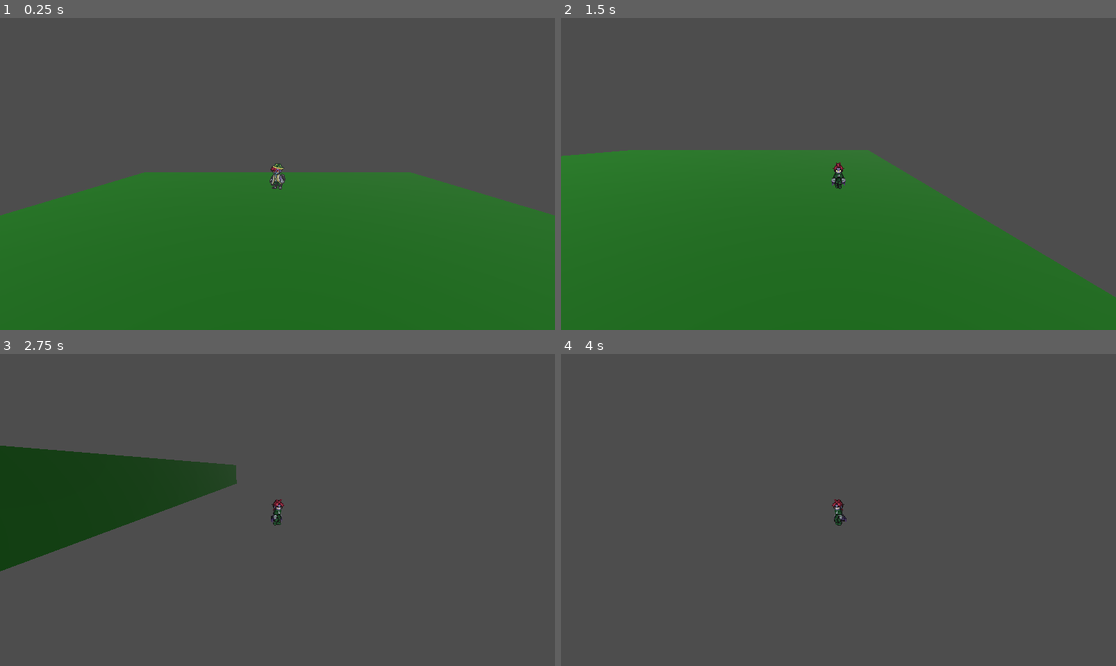
Above: before the commit, frames 1-4 (two rows, left to right).
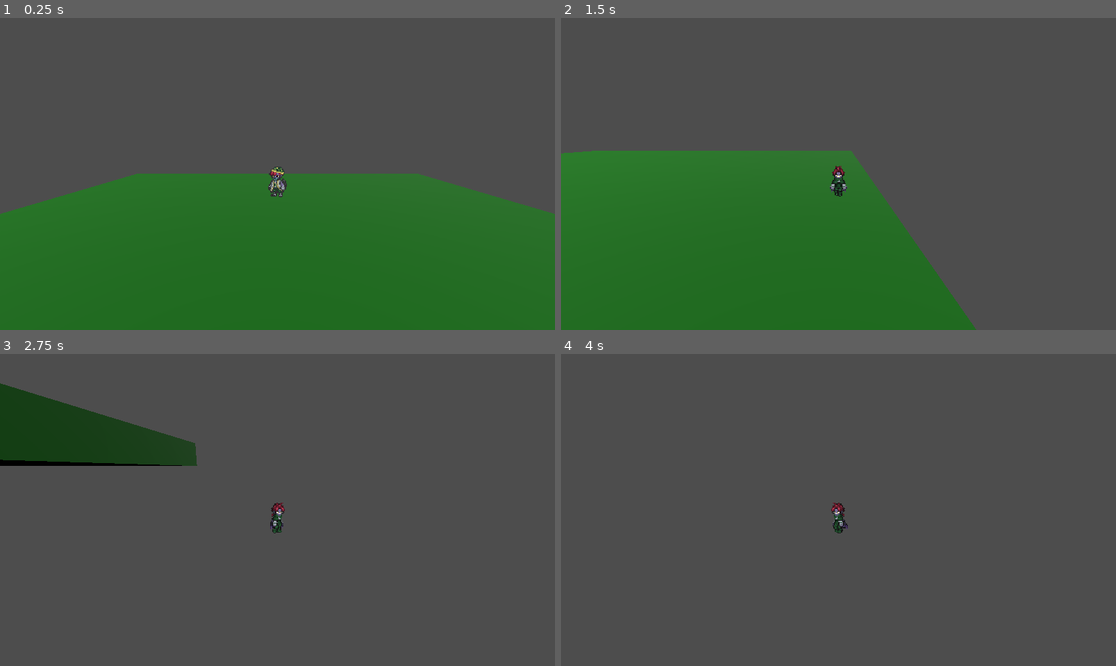
Above: after the commit, the same moments.

Repository: MaddieMiller02/ElanciaChroniclesGodot
Game: Godot game, scene res://Scenes/TestScenes/test_overworld.tscn
The game is run twice, just before and just after one commit, with the same random seed, the same clock (stepped at 60 frames per second) and the same inputs. The project has no main scene, so this scene is started directly.
Inputs:
- Up to frame 1 (0.25 s): no input
- Up to frame 2 (1.5 s): hold Right (move_right) 0.53-1.28 s; hold Shift (dash, bound only after the commit) 0.53-1.28 s; hold Down (move_back) from 1.28 s (still down); tap Shift (dash, bound only after the commit) at 1.35 s
- Up to frame 3 (2.75 s): release Down (move_back) at 2.03 s; hold Right (move_right) from 2.03 s (still down); hold Shift (dash, bound only after the commit) from 2.03 s (still down)
- Up to frame 4 (4 s): release Right (move_right) at 2.78 s; release Shift (dash, bound only after the commit) at 2.78 s; hold Up (move_forward) 2.78-3.53 s; tap Shift (dash, bound only after the commit) at 2.85 s; hold Left (move_left) from 3.53 s (still down); hold Shift (dash, bound only after the commit) from 3.53 s (still down)

The runs differ from the first frame. In frame 1, 0.6% of the frame differs, in the area x 0-100%, y 46-64%; in frame 2, 11%; in frame 3, 14%, in the area x 0-52%, y 9-70%; in frame 4, 0.2%.

Commit message:
Dash
Added dash ability to the overworld character, and decreased their default movement speed.

Diff:
--- a/elanciachronicles/Scenes/TestScenes/test_overworld.tscn
+++ b/elanciachronicles/Scenes/TestScenes/test_overworld.tscn
@@ -19,7 +19,7 @@
 transform = Transform3D(1, 0, 0, 0, 1, 0, 0, 0, 1, 0, 1.75233, 0)
 
 [node name="Camera3D" type="Camera3D" parent="VerseOverworld"]
-transform = Transform3D(1, 0, 0, 0, 0.979771, 0.20012, 0, -0.20012, 0.979771, 0, 0.499785, 2.51911)
+transform = Transform3D(1, 0, 0, 0, 0.979771, 0.20012, 0, -0.20012, 0.979771, 0, 0.472568, 2.11429)
 
 [node name="Ground" type="StaticBody3D" parent="."]
 
--- a/elanciachronicles/Scripts/overworld_leader.gd
+++ b/elanciachronicles/Scripts/overworld_leader.gd
@@ -1,7 +1,7 @@
 extends CharacterBody3D
 
 
-const SPEED = 5.0
+const SPEED = 3
 
 
 func _physics_process(delta):
@@ -18,6 +18,11 @@
 	else:
 		velocity.x = move_toward(velocity.x, 0, SPEED)
 		velocity.z = move_toward(velocity.z, 0, SPEED)
+
+	# Check for if sprinting
+	if Input.is_action_pressed("dash") and input_dir != Vector2(0,0):
+		velocity.x *= 2
+		velocity.z *= 2
 
 	walk_animation(direction)
 	move_and_slide()
--- a/elanciachronicles/project.godot
+++ b/elanciachronicles/project.godot
@@ -31,6 +31,7 @@
 "events": [Object(InputEventKey,"resource_local_to_scene":false,"resource_name":"","device":-1,"window_id":0,"alt_press …(195 unchanged characters)…
 , Object(InputEventJoypadButton,"resource_local_to_scene":false,"resource_name":"","device":-1,"button_index":11,"pressure":0.0,"pressed":true,"script":null)
 , Object(InputEventJoypadMotion,"resource_local_to_scene":false,"resource_name":"","device":-1,"axis":1,"axis_value":-1.0,"script":null)
+, Object(InputEventKey,"resource_local_to_scene":false,"resource_name":"","device":-1,"window_id":0,"alt_pressed":false,"shift_pressed":false,"ctrl_pressed":false,"meta_pressed":false,"pressed":false,"keycode":0,"physical_keycode":87,"key_label":0,"unicode":119,"location":0,"echo":false,"script":null)
 ]
 }
 move_back={
@@ -38,6 +39,7 @@
 "events": [Object(InputEventKey,"resource_local_to_scene":false,"resource_name":"","device":-1,"window_id":0,"alt_press …(195 unchanged characters)…
 , Object(InputEventJoypadButton,"resource_local_to_scene":false,"resource_name":"","device":-1,"button_index":12,"pressure":0.0,"pressed":true,"script":null)
 , Object(InputEventJoypadMotion,"resource_local_to_scene":false,"resource_name":"","device":-1,"axis":1,"axis_value":1.0,"script":null)
+, Object(InputEventKey,"resource_local_to_scene":false,"resource_name":"","device":-1,"window_id":0,"alt_pressed":false,"shift_pressed":false,"ctrl_pressed":false,"meta_pressed":false,"pressed":false,"keycode":0,"physical_keycode":83,"key_label":0,"unicode":115,"location":0,"echo":false,"script":null)
 ]
 }
 move_left={
@@ -45,6 +47,7 @@
 "events": [Object(InputEventKey,"resource_local_to_scene":false,"resource_name":"","device":-1,"window_id":0,"alt_press …(195 unchanged characters)…
 , Object(InputEventJoypadButton,"resource_local_to_scene":false,"resource_name":"","device":-1,"button_index":13,"pressure":0.0,"pressed":true,"script":null)
 , Object(InputEventJoypadMotion,"resource_local_to_scene":false,"resource_name":"","device":-1,"axis":0,"axis_value":-1.0,"script":null)
+, Object(InputEventKey,"resource_local_to_scene":false,"resource_name":"","device":-1,"window_id":0,"alt_pressed":false,"shift_pressed":false,"ctrl_pressed":false,"meta_pressed":false,"pressed":false,"keycode":0,"physical_keycode":65,"key_label":0,"unicode":97,"location":0,"echo":false,"script":null)
 ]
 }
 move_right={
@@ -52,6 +55,12 @@
 "events": [Object(InputEventKey,"resource_local_to_scene":false,"resource_name":"","device":-1,"window_id":0,"alt_press …(195 unchanged characters)…
 , Object(InputEventJoypadButton,"resource_local_to_scene":false,"resource_name":"","device":-1,"button_index":14,"pressure":0.0,"pressed":true,"script":null)
 , Object(InputEventJoypadMotion,"resource_local_to_scene":false,"resource_name":"","device":-1,"axis":0,"axis_value":1.0,"script":null)
+, Object(InputEventKey,"resource_local_to_scene":false,"resource_name":"","device":-1,"window_id":0,"alt_pressed":false,"shift_pressed":false,"ctrl_pressed":false,"meta_pressed":false,"pressed":false,"keycode":0,"physical_keycode":68,"key_label":0,"unicode":100,"location":0,"echo":false,"script":null)
+]
+}
+dash={
+"deadzone": 0.5,
+"events": [Object(InputEventKey,"resource_local_to_scene":false,"resource_name":"","device":-1,"window_id":0,"alt_pressed":false,"shift_pressed":false,"ctrl_pressed":false,"meta_pressed":false,"pressed":false,"keycode":0,"physical_keycode":4194325,"key_label":0,"unicode":0,"location":0,"echo":false,"script":null)
 ]
 }
 
